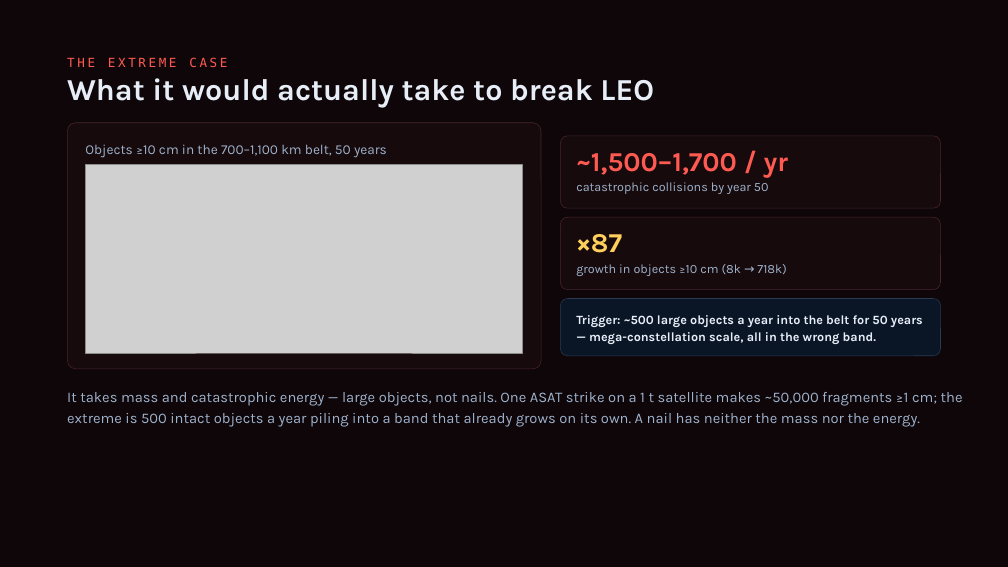
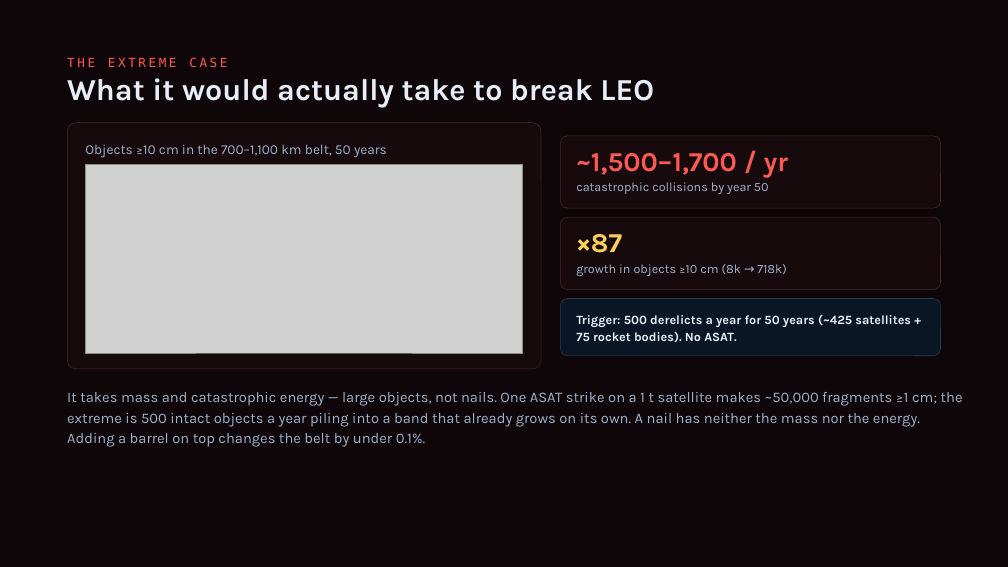
Before and after one commit to TimKadyrov/DebrisCascade, a slide deck: slide 16 of Barrel of Nails — Kessler Study.pptx. Drawn at 1008x567 pixels with LibreOffice and Linux fonts; fonts in the diff are those of the drawing; grey boxes stand for pictures. Boxes give left, top, right and bottom in pixels: in the first picture for what was removed or moved away, otherwise in the second. Text is boxed around its words. In the diff, an @@ line names an element or a change of style, - is before the commit and + after.

Commit message:
Define "launch" precisely; source congestion facts; add engine cross-checks
A model launch is one intact object left at 900 km (85% satellites, 15%
rocket bodies), never manoeuvred or deorbited - a derelict from day one,
with no ASAT involved. Charts, deck captions and SUMMARY now say so.

- DeckExport: crossChecks runs the discrete and cube engines (8 seeds) at
  50 launches/yr and at 10 removals/yr; box x2.8 vs discrete x2.0 and
  cube x2.2; with 10 removals all three are ~x1.0.
- Congestion slide: sourced active-satellite count, Starlink manoeuvre
  count and constellation filings, with references.
- Slide 16 states that a barrel on top changes the belt by under 0.1%.

```diff
--- a/Barrel of Nails — Kessler Study.pptx
+++ b/Barrel of Nails — Kessler Study.pptx
@@ text at (576,314,911,343): text changed @@
-Trigger: ~500 large objects a year into the belt for 50 years — mega-constellation scale, all in the wrong band.
+Trigger: 500 derelicts a year for 50 years (~425 satellites + 75 rocket bodies). No ASAT.
@@ text at (67,392,963,447): text changed @@
-It takes mass and catastrophic energy — large objects, not nails. One ASAT strike on a 1 t satellite makes ~50,000 fragments ≥1 cm; the extreme is 500 intact objects a year piling into a band that already grows on its own. A nail has neither the mass nor the energy.
+It takes mass and catastrophic energy — large objects, not nails. One ASAT strike on a 1 t satellite makes ~50,000 fragments ≥1 cm; the extreme is 500 intact objects a year piling into a band that already grows on its own. A nail has neither the mass nor the energy. Adding a barrel on top changes the belt by under 0.1%.
```
Also in this commit, not shown: 8 other slides changed, 10 other files.
